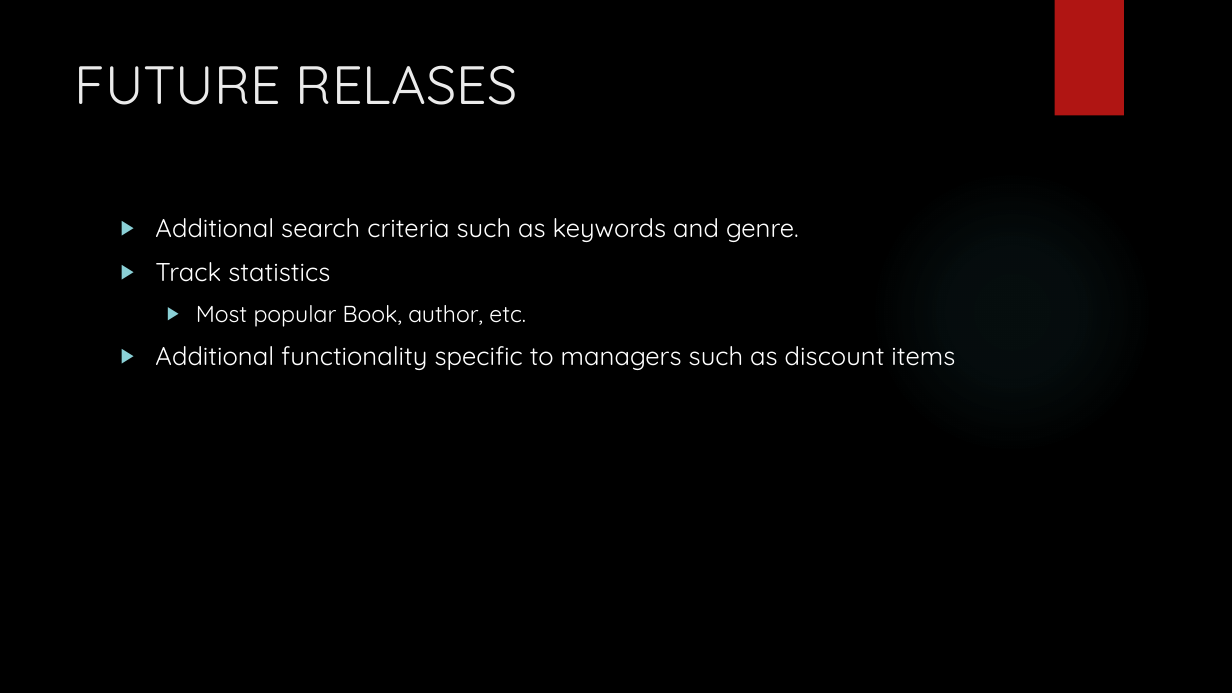
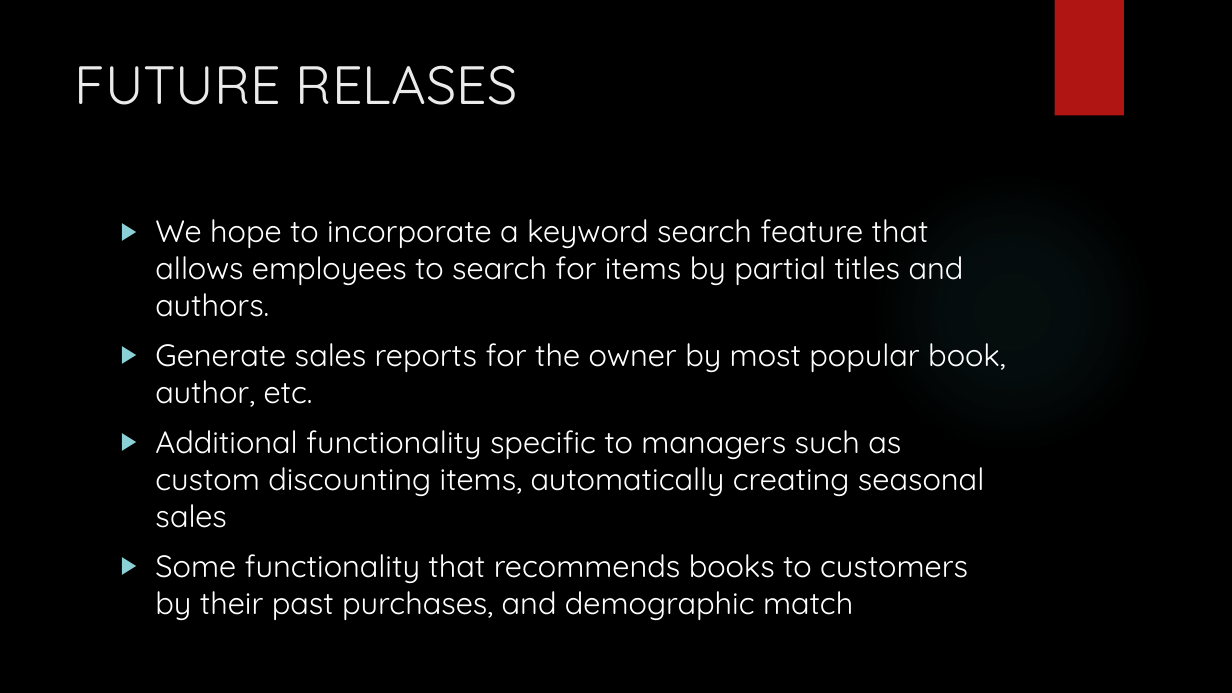
Before and after one commit to Timothy-W/BookStoreApp, a slide deck: slide 8 of BookStoreApp Presentation.pptx. Drawn at 1232x693 pixels with LibreOffice and Linux fonts; fonts in the diff are those of the drawing; background and template pictures are left out. Boxes give left, top, right and bottom in pixels: in the first picture for what was removed or moved away, otherwise in the second. Text is boxed around its words. In the diff, an @@ line names an element or a change of style, - is before the commit and + after.

```diff
--- a/BookStoreApp Presentation.pptx
+++ b/BookStoreApp Presentation.pptx
@@ text at <box>155,219,1006,620</box>: text changed; size 20 to 24 pt @@
-▶ Additional search criteria such as keywords and genre.
-▶ Track statistics
-  ▶ Most popular Book, author, etc.
-▶ Additional functionality specific to managers such as discount items
+▶ We hope to incorporate a keyword search feature that allows employees to search for items by partial titles and authors.
+▶ Generate sales reports for the owner by most popular book, author, etc.
+▶ Additional functionality specific to managers such as custom discounting items, automatically creating seasonal sales
+▶ Some functionality that recommends books to customers by their past purchases, and demographic match
```
Also in this commit, not shown: 4 other slides changed, 2 slides added, 2 slides removed.
